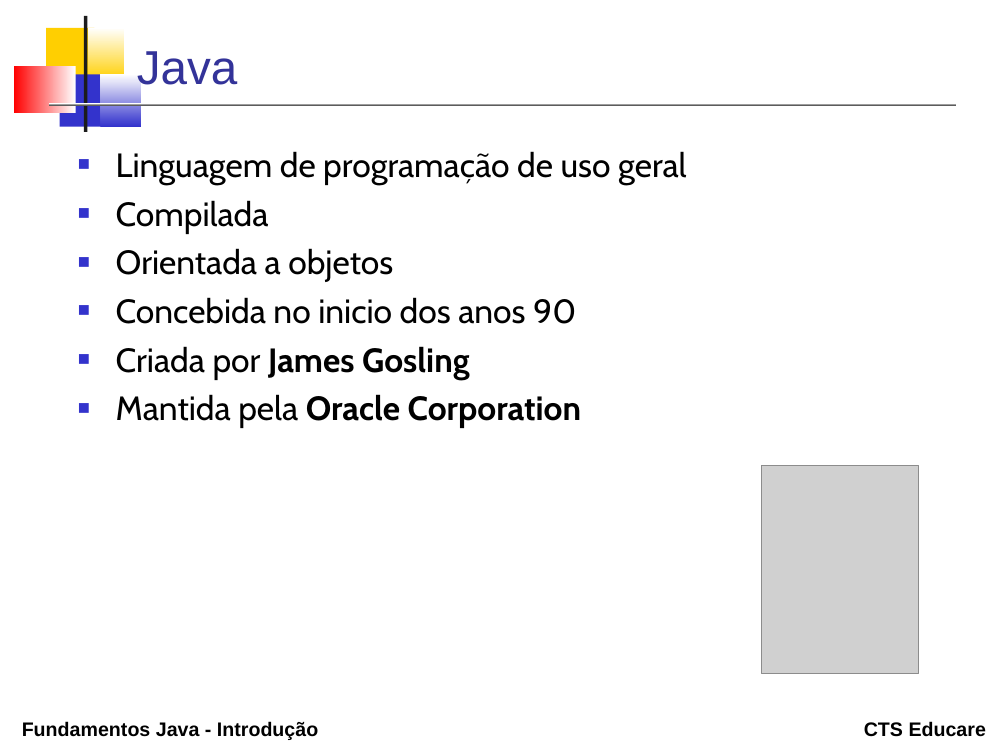
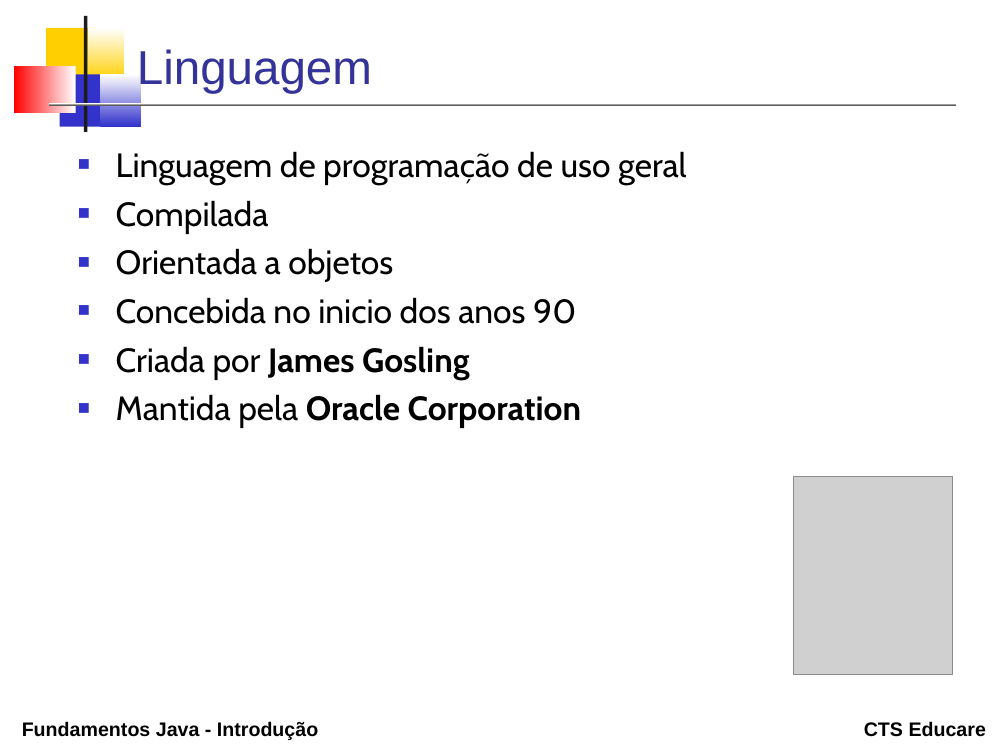
Before and after one commit to erosvitor/curso-java-fundamentos, a slide deck: slide 3 of topicos/01_introducao/Introducao.odp. Drawn at 1008x756 pixels with LibreOffice and Linux fonts; fonts in the diff are those of the drawing; grey boxes stand for pictures. Boxes give left, top, right and bottom in pixels: in the first picture for what was removed or moved away, otherwise in the second. Text is boxed around its words. In the diff, an @@ line names an element or a change of style, - is before the commit and + after.

```diff
--- a/topicos/01_introducao/Introducao.odp
+++ b/topicos/01_introducao/Introducao.odp
@@ title at [137, 49, 372, 93]: text changed @@
-Java
+Linguagem
@@ picture: place and size @@
-picture at [761, 466, 918, 674]
+picture at [793, 476, 952, 674]
```
Also in this commit, not shown: 6 other slides changed, 18 other files.
